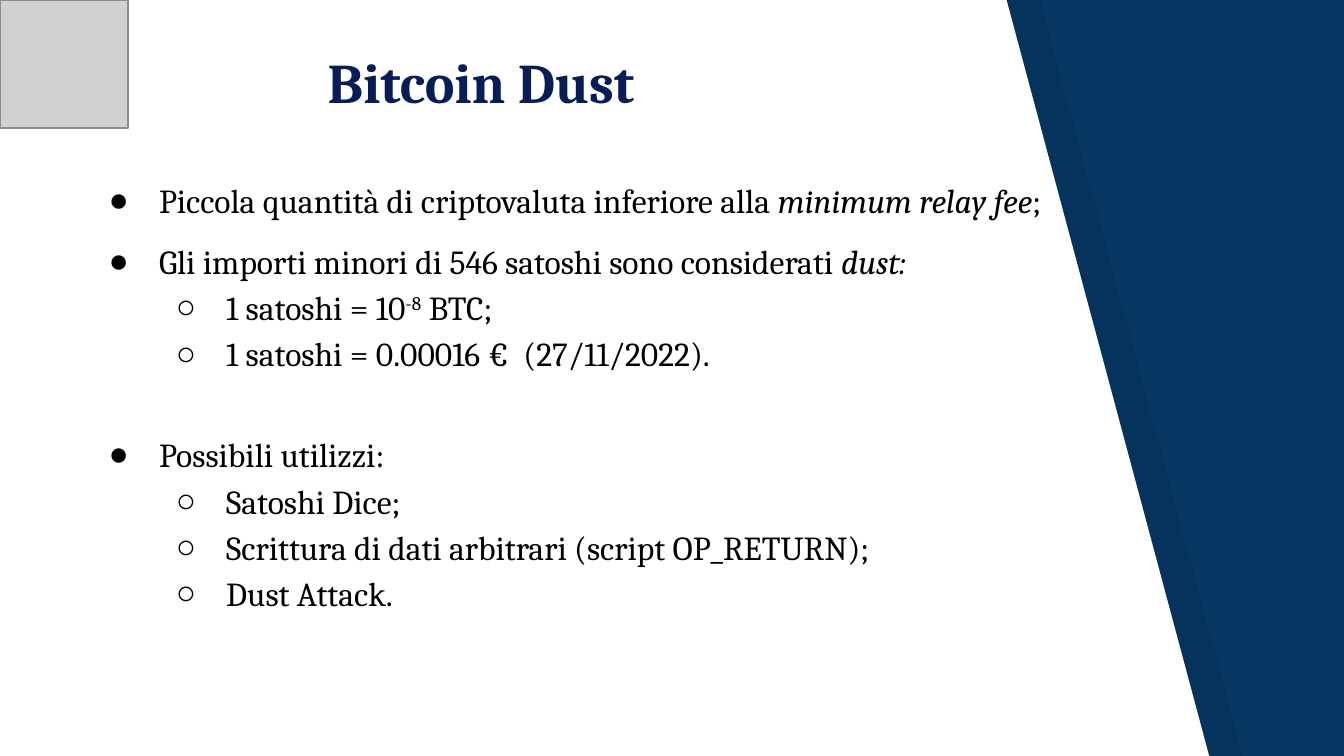
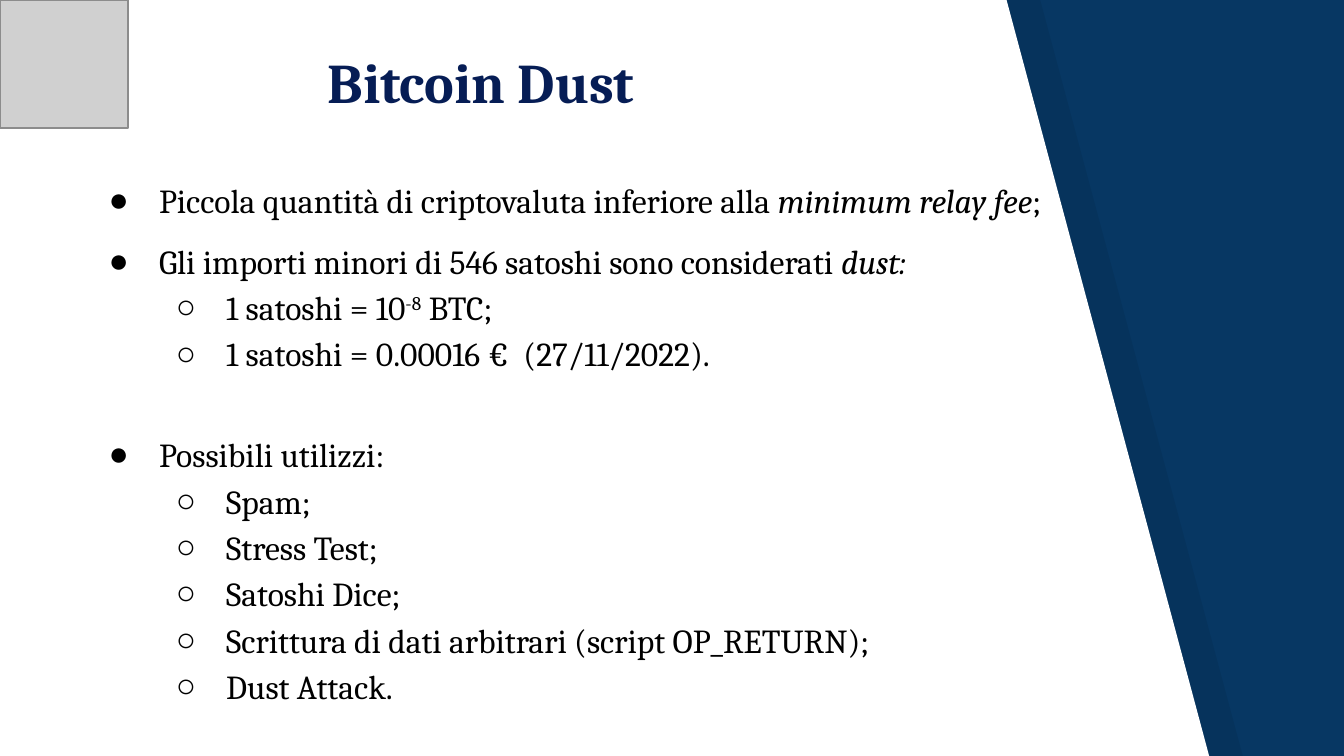
Before and after one commit to JacopoRaffi/Dust_Attack_Analysis, a slide deck: slide 5 of Dust Attack .pptx. Drawn at 1344x756 pixels with LibreOffice and Linux fonts; fonts in the diff are those of the drawing; grey boxes stand for pictures. Boxes give left, top, right and bottom in pixels: in the first picture for what was removed or moved away, otherwise in the second. Text is boxed around its words. In the diff, an @@ line names an element or a change of style, - is before the commit and + after.

```diff
--- a/Dust Attack .pptx
+++ b/Dust Attack .pptx
@@ text at [226, 491, 378, 565]: paragraphs added @@
+  ○ Spam;
+  ○ Stress Test;
```
Also in this commit, not shown: 1 other slide changed, 1 other file.
